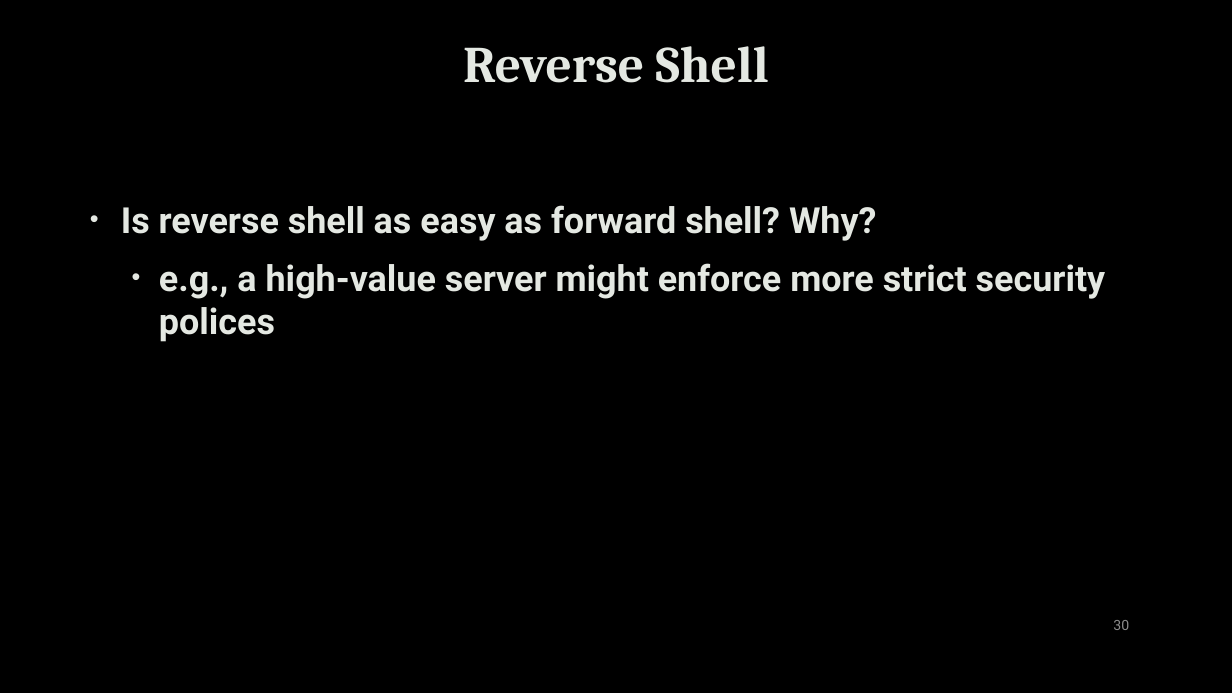
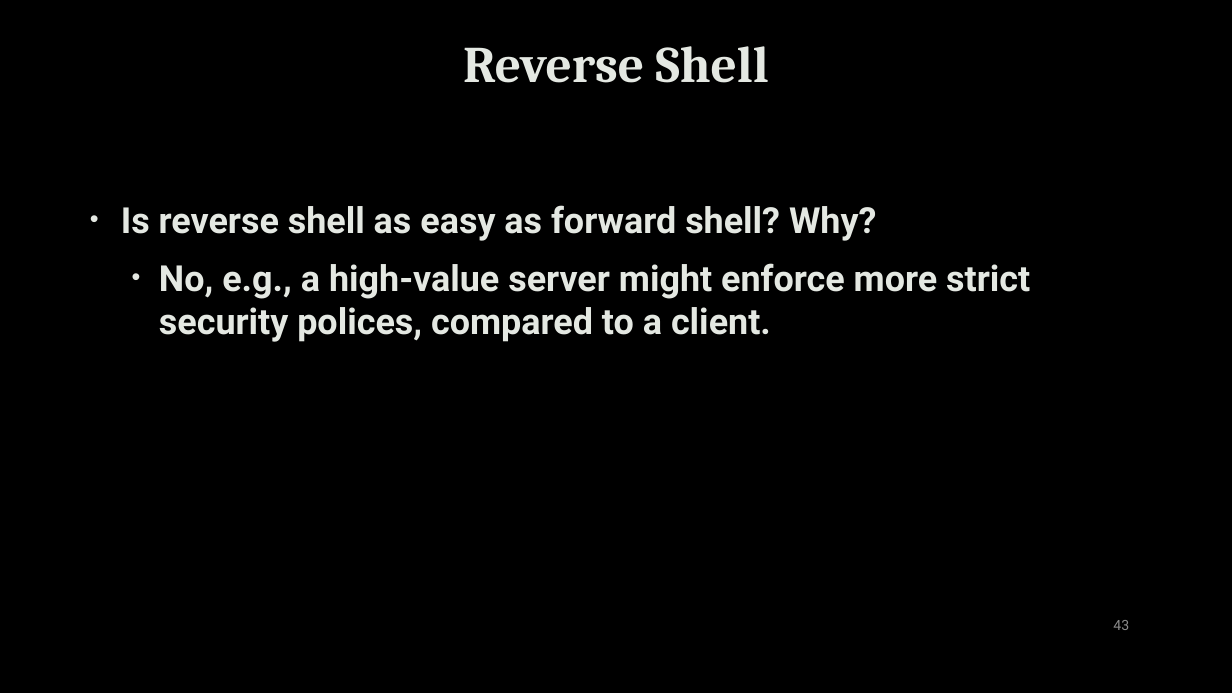
Before and after one commit to uwacyber/cits1003, a slide deck: slide 43 of cits1003-lecture_slides/CITS1003-3 NetworkAndComputers-exercises.pptx (slide 30 before the commit). Drawn at 1232x693 pixels with LibreOffice and Linux fonts; fonts in the diff are those of the drawing; background and template pictures are left out. Boxes give left, top, right and bottom in pixels: in the first picture for what was removed or moved away, otherwise in the second. Text is boxed around its words. In the diff, an @@ line names an element or a change of style, - is before the commit and + after.

```diff
--- a/cits1003-lecture_slides/CITS1003-3 NetworkAndComputers-exercises.pptx
+++ b/cits1003-lecture_slides/CITS1003-3 NetworkAndComputers-exercises.pptx
@@ text at (x1=159, y1=263, x2=1030, y2=342): text changed @@
-  • e.g., a high-value server might enforce more strict security polices
+  • No, e.g., a high-value server might enforce more strict security polices, compared to a client.
@@ page number at (x1=1113, y1=620, x2=1129, y2=630): text changed @@
-30
+43
```
Also in this commit, not shown: 18 other slides changed, 15 slides added, 1 slide removed.
